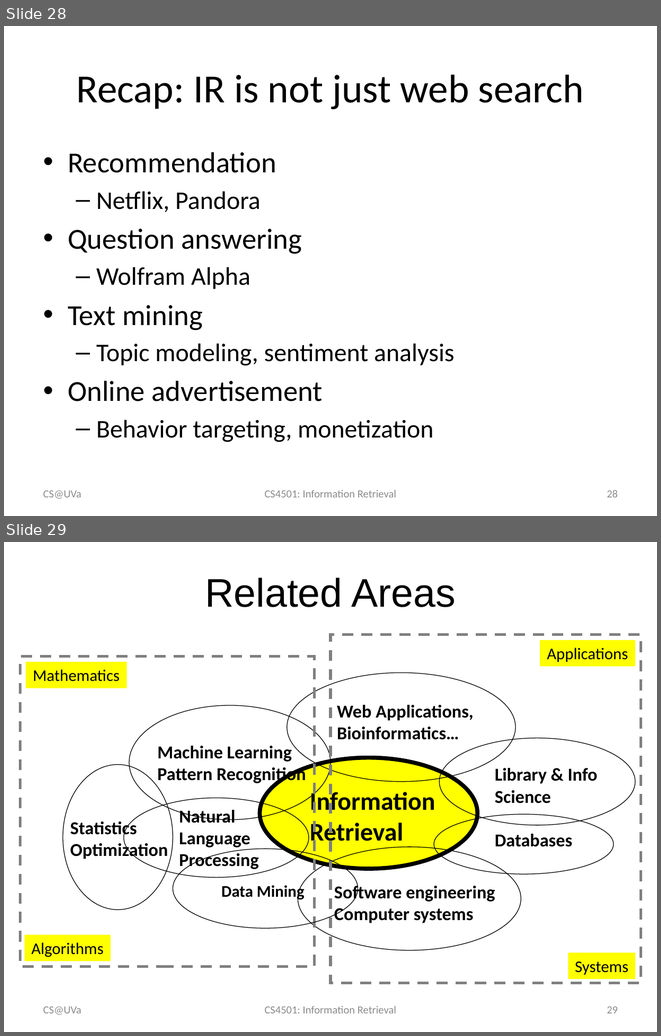
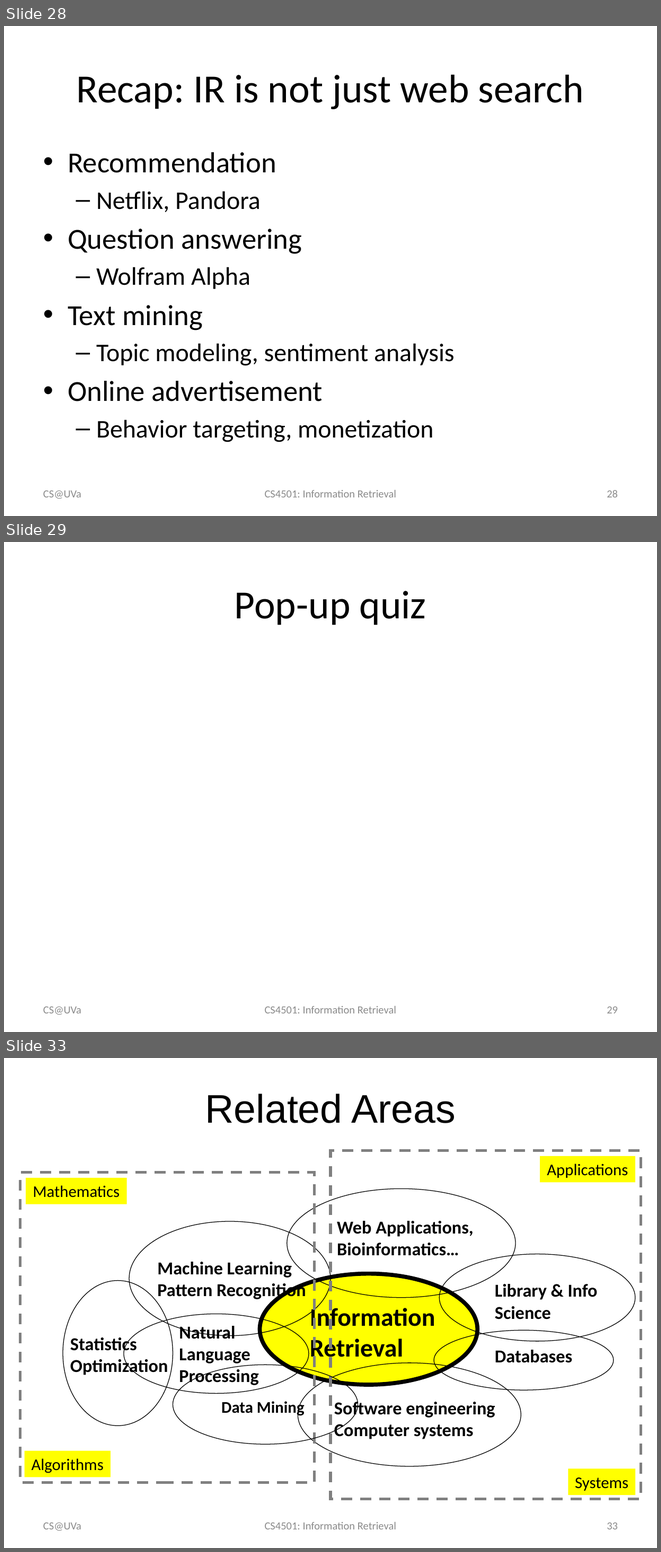
Before and after one commit to wang296/IR2015, a slide deck: docs/Introduction to Information Retrieval.pptx. Shown one above the other, each under a label of ours: slides 28 and 29 before the commit, slides 28, 29 and 33 after it; the slides between them are not shown. The pictures are 661x1036 and 661x1552 pixels, drawn with LibreOffice and Linux fonts; fonts in the diff are those of the drawing; grey boxes stand for pictures. Boxes give left, top, right and bottom in pixels: in the first picture for what was removed or moved away, otherwise in the second. Text is boxed around its words. In the diff, an @@ line names an element or a change of style, - is before the commit and + after.

```diff
--- a/docs/Introduction to Information Retrieval.pptx
+++ b/docs/Introduction to Information Retrieval.pptx
@@ slide 29 added at [4, 542, 657, 1032], background #FFFFFF @@
@@ title added at [235, 591, 426, 625], 44 pt, text #000000 @@
+Pop-up quiz
@@ text added at [43, 1006, 81, 1014], 12 pt, text #8C8C8C @@
+CS@UVa
@@ text added at [265, 1006, 396, 1013], 12 pt, text #8C8C8C @@
+CS4501: Information Retrieval
@@ page number added at [607, 1006, 618, 1013], 12 pt, text #8C8C8C @@
+29
@@ what was slide 29 is now slide 33 @@
@@ page number at [607, 1522, 618, 1529]: text changed @@
-29
+33
```
Also in this commit, not shown: 1 slide changed, 3 other slides added, 4 other files.
